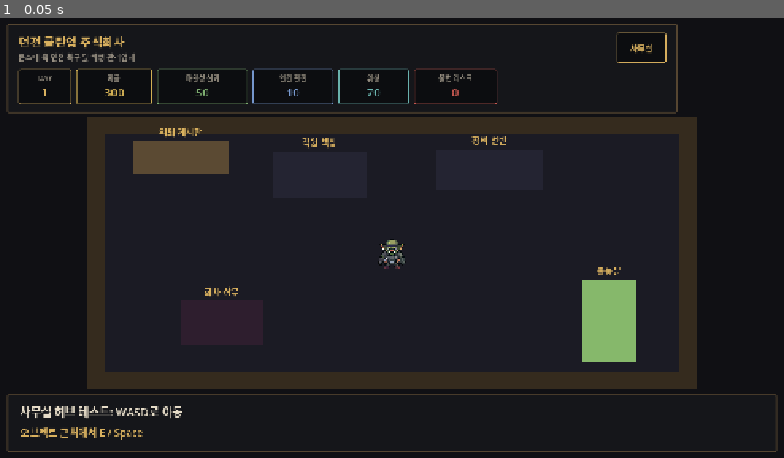
Above: before the commit, frame 1.
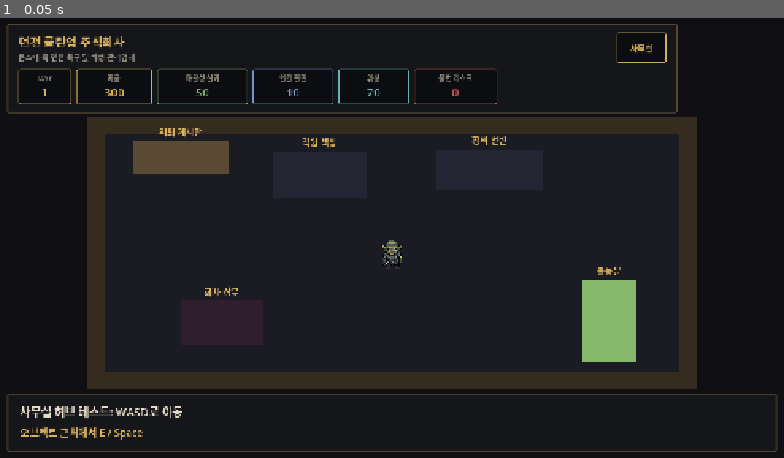
Above: after the commit, the same moment.

Repository: tajokim89/dungeon-cleanup-inc
Game: Godot game, scene res://scenes/Office.tscn
Two runs of this game, one before a commit and one after it. Both use one fixed random seed, a clock stepped at 60 frames per second and the inputs below.
Inputs:
- Up to frame 1 (0.05 s): no input

The runs differ from the first frame. In frame 1, 0.1% of the frame differs, in the area x 48-52%, y 50-58%.

Commit message:
Add eight-direction protagonist animations

Diff:
--- a/scripts/DungeonTest.gd
+++ b/scripts/DungeonTest.gd
@@ -1,6 +1,5 @@
 extends Node2D
 
-const BossTexture = preload("res://assets/sprites/pixellab/주인공/rotations/south.png")
 const OFFICE_SCENE_PATH: String = "res://scenes/Office.tscn"
 const BATTLE_TEST_SCENE_PATH: String = "res://scenes/BattleTest.tscn"
 const PLAYER_START_POSITION: Vector2 = Vector2(230, 520)
@@ -111,9 +110,8 @@
 	player.name = "Player"
 	player.position = GameState.get_field_player_position(PLAYER_START_POSITION)
 
-	var sprite := Sprite2D.new()
+	var sprite := AnimatedSprite2D.new()
 	sprite.name = "BossSprite"
-	sprite.texture = BossTexture
 	sprite.texture_filter = CanvasItem.TEXTURE_FILTER_NEAREST
 	sprite.scale = Vector2(1.15, 1.15)
 	player.add_child(sprite)
--- a/scripts/Office.gd
+++ b/scripts/Office.gd
@@ -1,6 +1,5 @@
 extends Node2D
 
-const BossTexture = preload("res://assets/sprites/pixellab/주인공/rotations/south.png")
 const DUNGEON_TEST_SCENE_PATH: String = "res://scenes/DungeonTest.tscn"
 
 const COLOR_BACKGROUND: Color = Color(0.063, 0.063, 0.078)
@@ -123,9 +122,8 @@
 	player.name = "Player"
 	player.position = Vector2(635, 386)
 
-	var sprite := Sprite2D.new()
+	var sprite := AnimatedSprite2D.new()
 	sprite.name = "BossSprite"
-	sprite.texture = BossTexture
 	sprite.texture_filter = CanvasItem.TEXTURE_FILTER_NEAREST
 	sprite.scale = Vector2(1.15, 1.15)
 	player.add_child(sprite)
--- a/scripts/PlayerController.gd
+++ b/scripts/PlayerController.gd
@@ -6,10 +6,31 @@
 
 @export var move_speed: float = 190.0
 
+const CHARACTER_ANIMATION_ROOT: String = "res://assets/sprites/pixellab/주인공/animations"
+const DIRECTION_NAMES: Array[String] = [
+	"south",
+	"south-east",
+	"east",
+	"north-east",
+	"north",
+	"north-west",
+	"west",
+	"south-west",
+]
+const IDLE_FRAME_COUNT: int = 4
+const WALK_FRAME_COUNT: int = 6
+const IDLE_FPS: float = 4.0
+const WALK_FPS: float = 8.0
+const DEFAULT_FACING: String = "south"
+
 var nearby_interactables: Array[Interactable] = []
+var character_sprite: AnimatedSprite2D
+var facing_direction: String = DEFAULT_FACING
 
 
 func _ready() -> void:
+	setup_character_sprite()
+
 	var interaction_area: Node = get_node_or_null("InteractionArea")
 	if interaction_area is Area2D:
 		interaction_area.area_entered.connect(_on_interaction_area_area_entered)
@@ -17,6 +38,69 @@
 
 
 func _physics_process(_delta: float) -> void:
+	var direction := get_input_direction()
+
+	velocity = direction.normalized() * move_speed
+	update_character_animation(direction)
+	move_and_slide()
+
+
+func setup_character_sprite() -> void:
+	character_sprite = get_node_or_null("BossSprite") as AnimatedSprite2D
+	if character_sprite == null:
+		return
+
+	var sprite_frames := SpriteFrames.new()
+	if sprite_frames.has_animation("default"):
+		sprite_frames.remove_animation("default")
+
+	for direction_name: String in DIRECTION_NAMES:
+		add_animation_frames(
+			sprite_frames,
+			"idle_%s" % direction_name,
+			"Breathing_Idle",
+			direction_name,
+			IDLE_FRAME_COUNT,
+			IDLE_FPS
+		)
+		add_animation_frames(
+			sprite_frames,
+			"walk_%s" % direction_name,
+			"Walking",
+			direction_name,
+			WALK_FRAME_COUNT,
+			WALK_FPS
+		)
+
+	character_sprite.sprite_frames = sprite_frames
+	play_character_animation("idle_%s" % facing_direction)
+
+
+func add_animation_frames(
+	sprite_frames: SpriteFrames,
+	animation_name: String,
+	animation_folder: String,
+	direction_name: String,
+	frame_count: int,
+	fps: float
+) -> void:
+	sprite_frames.add_animation(animation_name)
+	sprite_frames.set_animation_loop(animation_name, true)
+	sprite_frames.set_animation_speed(animation_name, fps)
+
+	for frame_index in range(frame_count):
+		var texture_path := "%s/%s/%s/frame_%03d.png" % [
+			CHARACTER_ANIMATION_ROOT,
+			animation_folder,
+			direction_name,
+			frame_index,
+		]
+		var texture := load(texture_path) as Texture2D
+		if texture != null:
+			sprite_frames.add_frame(animation_name, texture)
+
+
+func get_input_direction() -> Vector2:
 	var direction: Vector2 = Vector2.ZERO
 
 	if Input.is_key_pressed(KEY_A):
@@ -28,8 +112,60 @@
 	if Input.is_key_pressed(KEY_S):
 		direction.y += 1.0
 
-	velocity = direction.normalized() * move_speed
-	move_and_slide()
+	return direction
+
+
+func update_character_animation(direction: Vector2) -> void:
+	if character_sprite == null:
+		return
+
+	if direction != Vector2.ZERO:
+		facing_direction = get_direction_name(direction)
+		play_character_animation("walk_%s" % facing_direction)
+	else:
+		play_character_animation("idle_%s" % facing_direction)
+
+
+func get_direction_name(direction: Vector2) -> String:
+	var horizontal := signi(roundi(direction.x))
+	var vertical := signi(roundi(direction.y))
+
+	if vertical < 0 and horizontal > 0:
+		return "north-east"
+	if vertical < 0 and horizontal < 0:
+		return "north-west"
+	if vertical > 0 and horizontal > 0:
+		return "south-east"
+	if vertical > 0 and horizontal < 0:
+		return "south-west"
+	if vertical < 0:
+		return "north"
+	if vertical > 0:
+		return "south"
+	if horizontal > 0:
+		return "east"
+	if horizontal < 0:
+		return "west"
+	return facing_direction
+
+
+func play_character_animation(animation_name: String) -> void:
+	if character_sprite == null or character_sprite.sprite_frames == null:
+		return
+	if not character_sprite.sprite_frames.has_animation(animation_name):
+		return
+	if character_sprite.animation == animation_name and character_sprite.is_playing():
+		return
+
+	character_sprite.play(animation_name)
+
+
+func signi(value: int) -> int:
+	if value > 0:
+		return 1
+	if value < 0:
+		return -1
+	return 0
 
 
 func _unhandled_input(event: InputEvent) -> void:
Binary file added: assets/sprites/pixellab/주인공/animations/Breathing_Idle/east/frame_000.png
Not shown, added: assets/sprites/pixellab/주인공/animations/Breathing_Idle/east/frame_000.png.import
Binary file added: assets/sprites/pixellab/주인공/animations/Breathing_Idle/east/frame_001.png
Not shown, added: assets/sprites/pixellab/주인공/animations/Breathing_Idle/east/frame_001.png.import
Binary file added: assets/sprites/pixellab/주인공/animations/Breathing_Idle/east/frame_002.png
Not shown, added: assets/sprites/pixellab/주인공/animations/Breathing_Idle/east/frame_002.png.import
Binary file added: assets/sprites/pixellab/주인공/animations/Breathing_Idle/east/frame_003.png
Not shown, added: assets/sprites/pixellab/주인공/animations/Breathing_Idle/east/frame_003.png.import
Binary file added: assets/sprites/pixellab/주인공/animations/Breathing_Idle/north-east/frame_000.png
Not shown, added: assets/sprites/pixellab/주인공/animations/Breathing_Idle/north-east/frame_000.png.import
Binary file added: assets/sprites/pixellab/주인공/animations/Breathing_Idle/north-east/frame_001.png
Not shown, added: assets/sprites/pixellab/주인공/animations/Breathing_Idle/north-east/frame_001.png.import
(and 162 more such lines)
